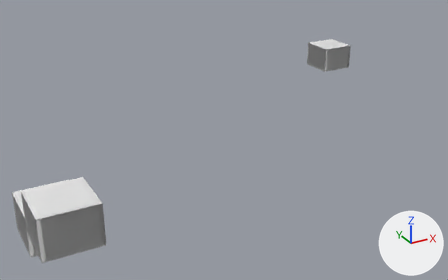
The glTF model www/models/lba1/iso_scenes/65.glb: old version first, new version second.
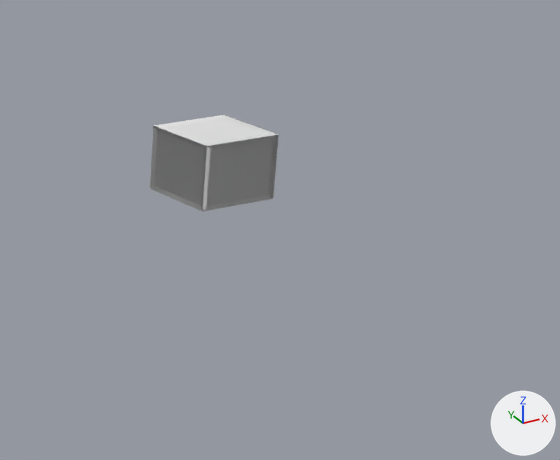
Each version appears first whole from a 50 mm lens placed at (2.3, -38.2, 13.8), pointed at (16.6, -12.2, 0.8), and next in a close-up on the part from 57% to 100% of the width and 0% to 56% of the height. The lights are fixed; the arrows at lower right show +X, +Y and +Z. Materials are left out; every surface is plain grey. Where no turn or scale is listed for an object, it has been applied to the vertices.

The first close-up shows 'textured_c25f708a'.
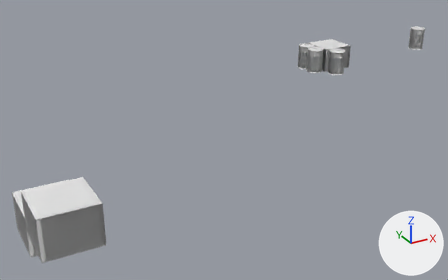
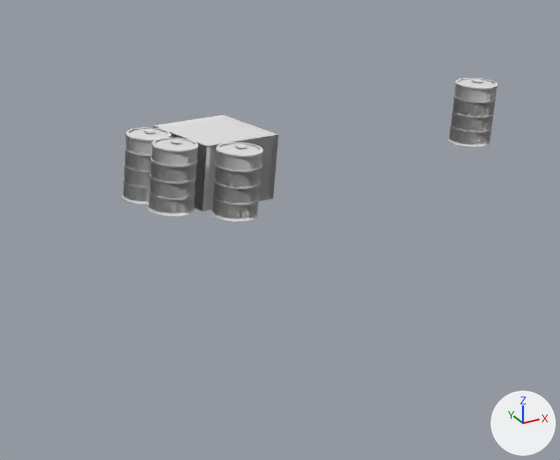
Scene script edits in JSON lines:
```json
{"op": "add", "block": "me_mesh_0_1", "code": ["me_mesh_0_1 = bpy.data.meshes.new('Mesh_0')", "me_mesh_0_1.from_pydata(...)  # 3968 vertices, 7512 faces; spans x 25.97..37.03, y -8.03..-4.97, z 1.5..3.03"]}
{"op": "add", "block": "ob_colored", "code": ["ob_colored = bpy.data.objects.new('colored', me_mesh_0_1)", "ob_colored.location = (0.0, 0.0, 0.0)"]}
```

Location of each change, (x1, y1, x2, y2) in pixels of the close-ups (560 x 460 px):
```json
{"object": "colored", "change": "added", "after": [122, 78, 498, 221]}
```
